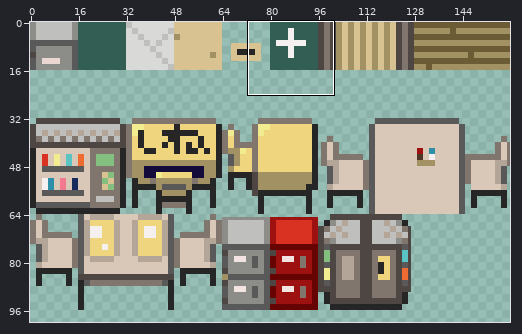
Sprite sheet: assets/tilesets/level6_tileset.png. Above, an overview of the earlier version with the close-up marked.
Close-up. Before:
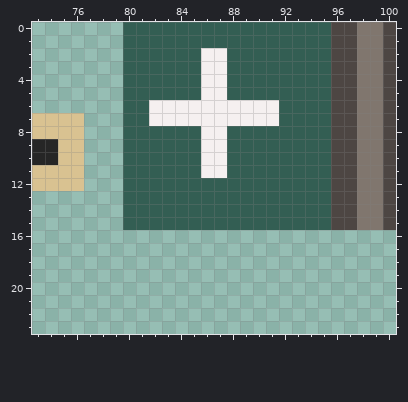
The file is 160x320 pixels. Shown: x 73..100, y 0..23. The wide view leaves out empty margins.
The result:
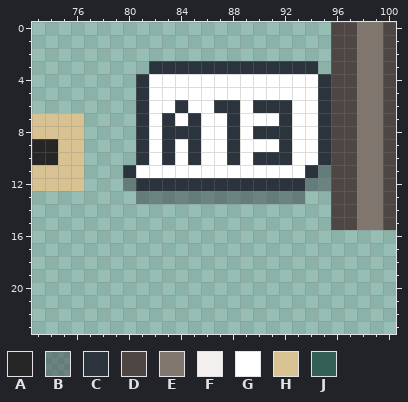
Palette (. is transparent): A #262626  B #2a2b3565  C #2b343c  D #4d4643  E #80766e  F #f5f0f0  G #ffffff  H #d9c291  J #335e53
Diff:
y 0..1: x 80..95 JJJJJJJJJJJJJJJJ -> ................
y 2: x 80..95 JJJJJJFFJJJJJJJJ -> ................
y 3: x 80..95 JJJJJJFFJJJJJJJJ -> ..CCCCCCCCCCCCC.
y 4..5: x 80..95 JJJJJJFFJJJJJJJJ -> .CGGGGGGGGGGGGGC
y 6: x 80..95 JJFFFFFFFFFFJJJJ -> .CGGCGGCCGCCCGGC
y 7: x 80..95 JJFFFFFFFFFFJJJJ -> .CGCGCGGCGGGCGGC
y 8: x 80..95 JJJJJJFFJJJJJJJJ -> .CGCCCGGCGCCCGGC
y 9: x 80..95 JJJJJJFFJJJJJJJJ -> .CGCGCGGCGGGCGGC
y 10: x 80..95 JJJJJJFFJJJJJJJJ -> .CGCGCGGCGCCCGGC
y 11: x 80..95 JJJJJJFFJJJJJJJJ -> CGGGGGGGGGGGGGCB
y 12: x 80..95 JJJJJJJJJJJJJJJJ -> BCCCCCCCCCCCCCBB
y 13: x 80..95 JJJJJJJJJJJJJJJJ -> .BBBBBBBBBBBBB..
y 14..15: x 80..95 JJJJJJJJJJJJJJJJ -> ................
Where, in picture pixels (left, top, right, bottom), the same in both close-ups:
changed: (123, 22, 331, 230)
